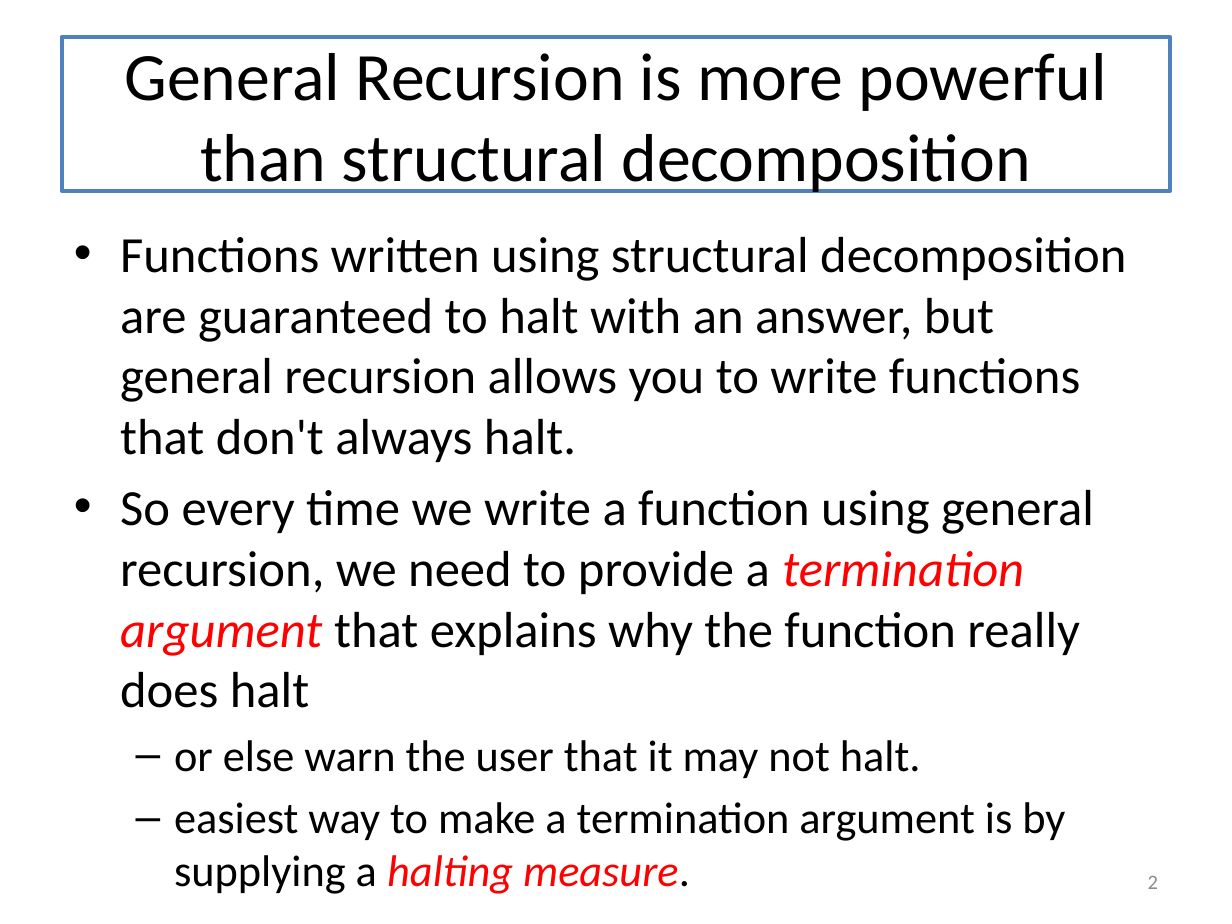
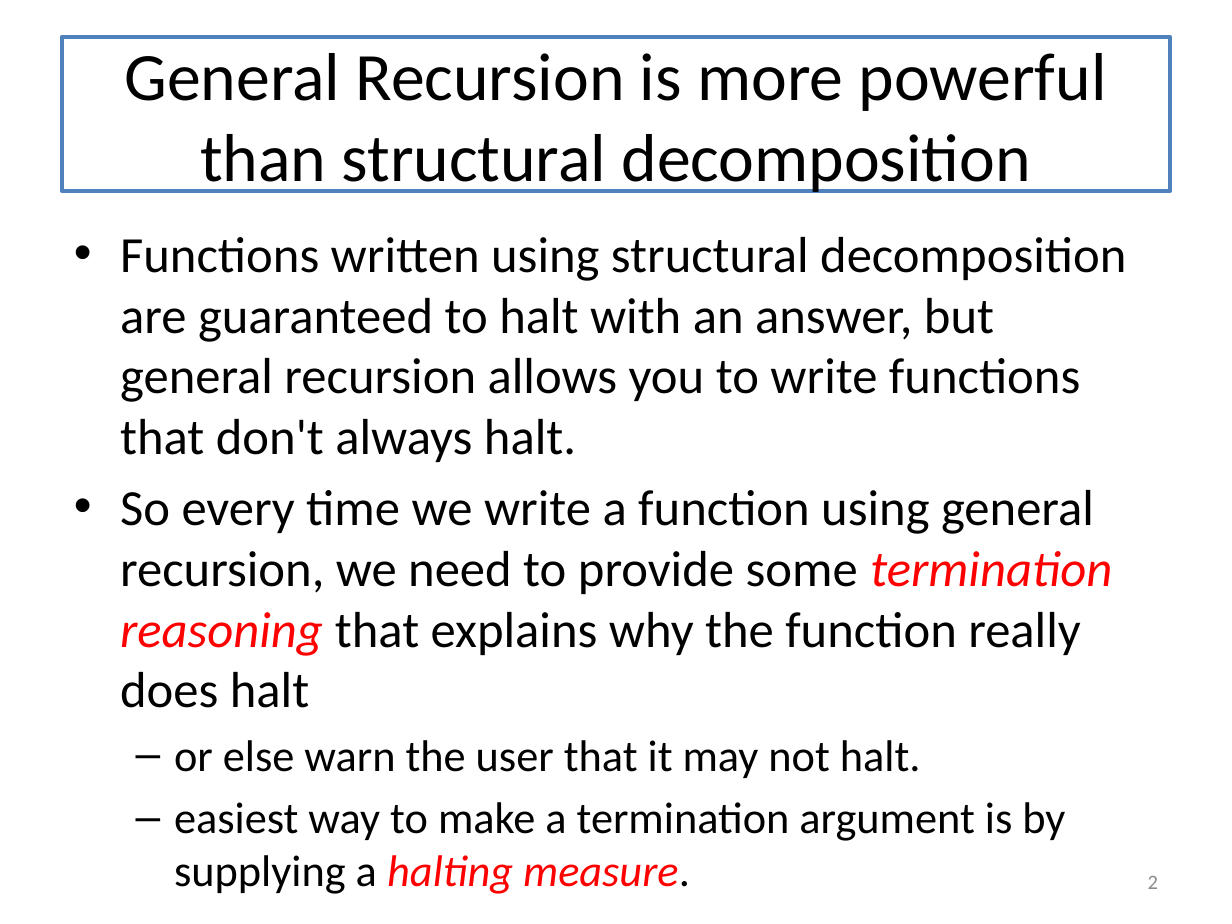
Before and after one commit to mwand/cs5010f16, a slide deck: slide 2 of Slides/Lesson 8.2 Halting Measures.pptx. Drawn at 1232x924 pixels with LibreOffice and Linux fonts; fonts in the diff are those of the drawing. Boxes give left, top, right and bottom in pixels: in the first picture for what was removed or moved away, otherwise in the second. Text is boxed around its words. In the diff, an @@ line names an element or a change of style, - is before the commit and + after.

```diff
--- a/Slides/Lesson 8.2 Halting Measures.pptx
+++ b/Slides/Lesson 8.2 Halting Measures.pptx
@@ text at [120, 490, 1112, 708]: text changed @@
-• So every time we write a function using general recursion, we need to provide a termination argument that explains why the function really does halt
+• So every time we write a function using general recursion, we need to provide some termination reasoning that explains why the function really does halt
```
Also in this commit, not shown: 12 other slides changed, 2 other files.
